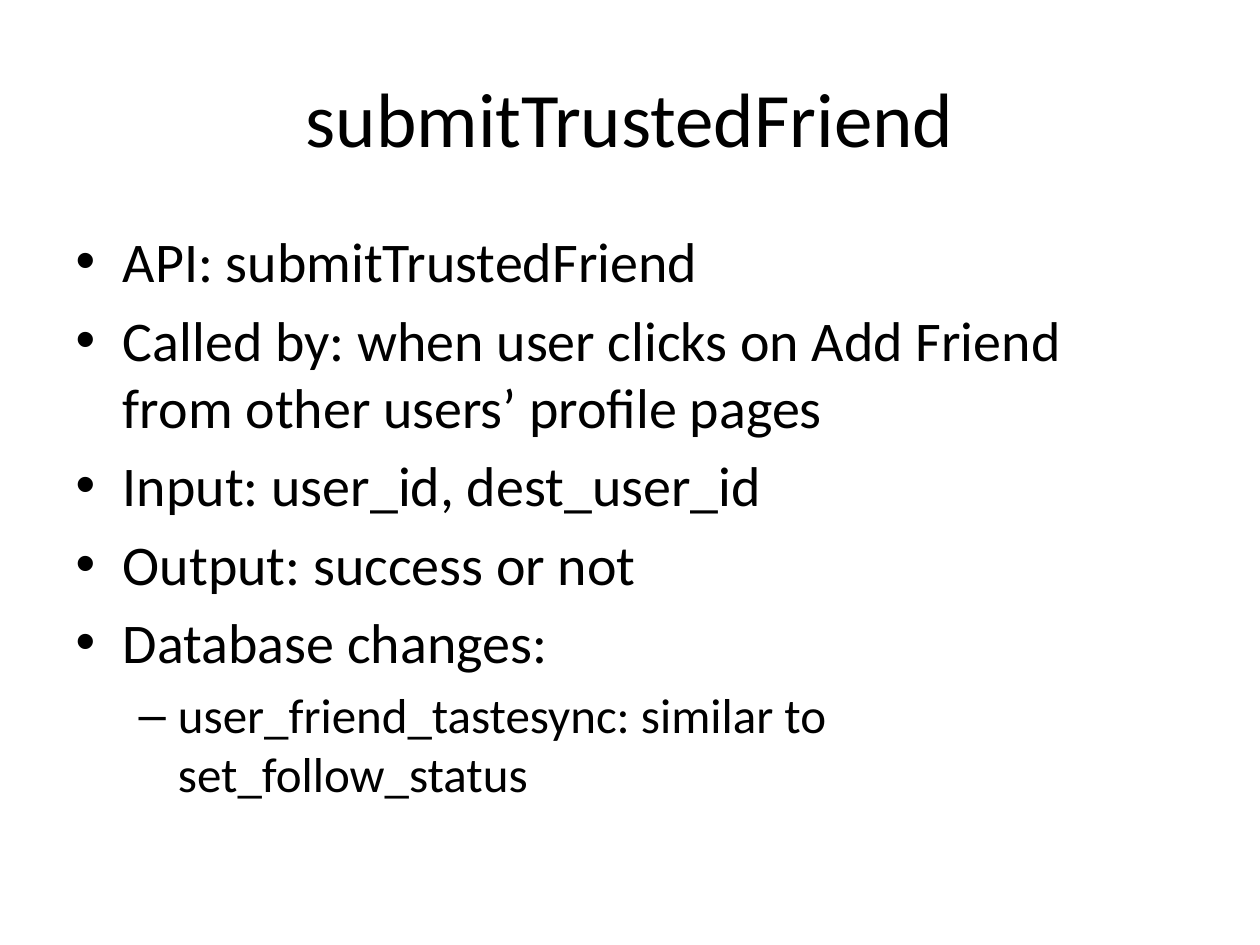
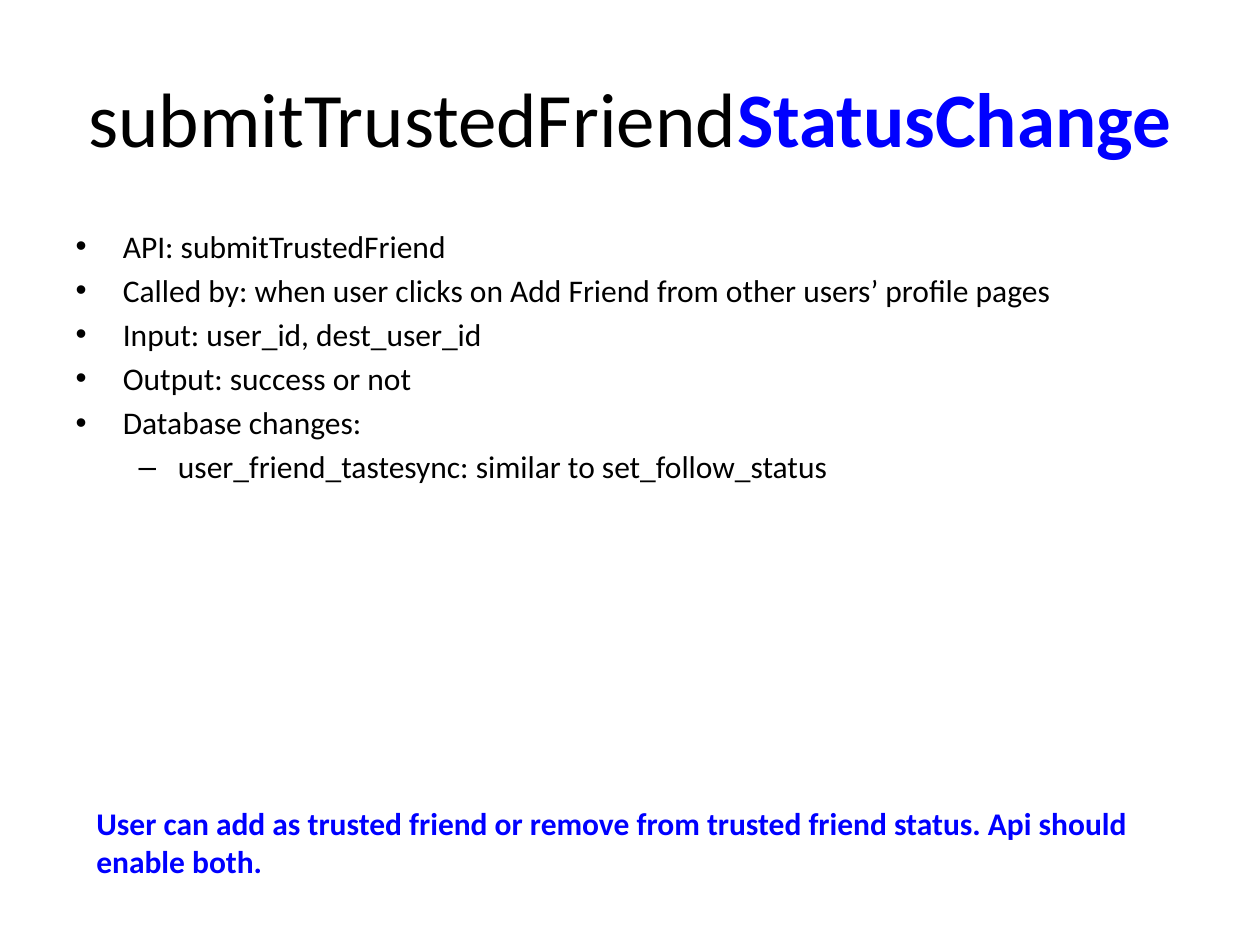
Before and after one commit to catalonia/mob, a slide deck: slide 31 of ws/WS Design Docs/API_Listing.pptx (slide 30 before the commit). Drawn at 1260x945 pixels with LibreOffice and Linux fonts; fonts in the diff are those of the drawing. Boxes give left, top, right and bottom in pixels: in the first picture for what was removed or moved away, otherwise in the second. Text is boxed around its words. In the diff, an @@ line names an element or a change of style, - is before the commit and + after.

```diff
--- a/ws/WS Design Docs/API_Listing.pptx
+++ b/ws/WS Design Docs/API_Listing.pptx
@@ title at [88,93,1171,160]: text changed @@
-submitTrustedFriend
+submitTrustedFriendStatusChange
@@ text "API: submitTrustedFriend" at [123,236,1050,483]: size 32 to 18 pt in "API: submitTrustedFriend", "Called by: when user clicks on Add ...", "Input: user_id, dest_user_id", "Output: success or not" and 1 more places; size 28 to 18 pt in "user_friend_tastesync: similar to set_follow_status"; less space between paragraphs @@
@@ text added at [96,813,1127,874], 18 pt, text #0000FF, bold @@
+User can add as trusted friend or remove from trusted friend status. Api should enable both.
```
Also in this commit, not shown: 17 other slides changed, 1 slide added.
